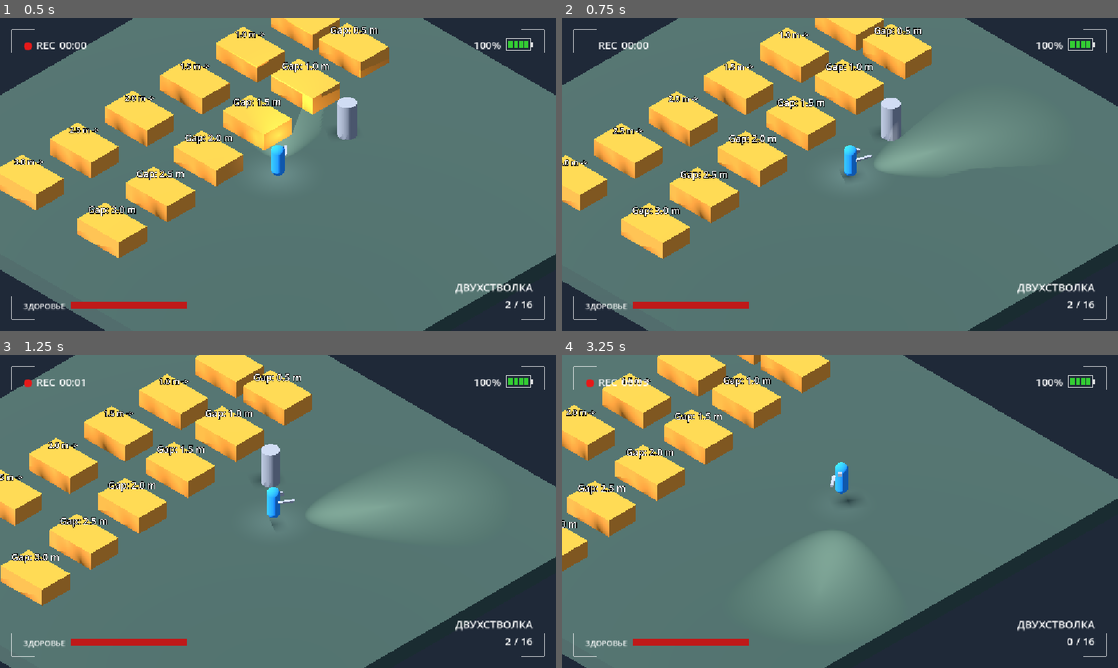
Above: before the commit, frames 1-4 (two rows, left to right).
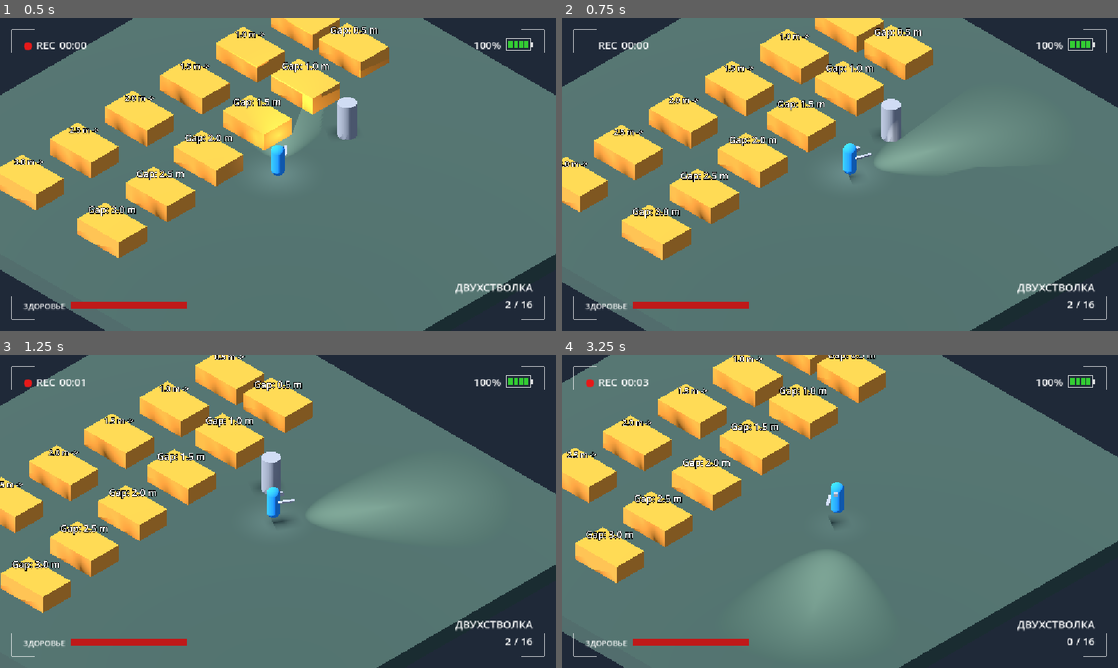
Above: after the commit, the same moments.

Repository: AnckerStudios/the-camera-game
Game: Godot game, scene res://scene/misha_v1.tscn
Two runs of this game, one before a commit and one after it. Both use one fixed random seed, a clock stepped at 60 frames per second and the inputs below.
Inputs (mouse positions are in pixels of both pictures, inside the frame that each line leads up to):
- Up to frame 1 (0.5 s): no input
- Up to frame 2 (0.75 s): move the mouse to (962, 158) at 0.52 s; hold D (move_right) from 0.53 s (still down); tap Shift (dash) at 0.6 s
- Up to frame 3 (1.25 s): keep holding D (move_right); tap Space (jump) at 0.77 s
- Up to frame 4 (3.25 s): move the mouse to (728, 527) at 1.27 s; release D (move_right) at 1.28 s; hold S (move_backward) 1.28-2.03 s; right-click (728, 527) at 1.35 s; tap Space (jump) at 1.52, 3.02 s; tap Shift (dash) at 1.55, 2.1, 3.05 s; move the mouse to (895, 442) at 2.02 s; hold D (move_right) 2.03-2.78 s; move the mouse to (812, 574) at 2.77 s; hold W (move_forward) from 2.78 s (still down); click (812, 574) at 2.85 s

Frame 1 is identical in both runs. In frame 2, 3.8% of the frame differs, in the area x 0-100%, y 0-100%; in frame 3, 13%; in frame 4, 32%.

Commit message:
изменить направление дэша

Diff:
--- a/gamelogic/player/player.gd
+++ b/gamelogic/player/player.gd
@@ -138,7 +138,8 @@
 func _on_dash_requested() -> void:
 	if _dash_remaining > 0.0 or _dash_cooldown_remaining > 0.0:
 		return
-	_dash_direction = _get_movement_direction()
+
+	_dash_direction = _calc_facing_direction()
 	if _dash_direction.is_zero_approx():
 		_dash_direction = -visual.global_basis.z
 	_dash_direction.y = 0.0
@@ -170,10 +171,13 @@
 func _update_mouse_facing(delta: float) -> void:
 	if not _has_mouse_target:
 		return
+
+	_rotate_visual(_calc_facing_direction(), delta)
+
+func _calc_facing_direction() -> Vector3:
 	var direction := _mouse_target - global_position
 	direction.y = 0.0
-	_rotate_visual(direction.normalized(), delta)
-
+	return direction.normalized()
 
 ## Передаёт камере фактическую скорость ходьбы; в воздухе и при рывке покачивание затухает.
 func _update_camera_walking() -> void:
